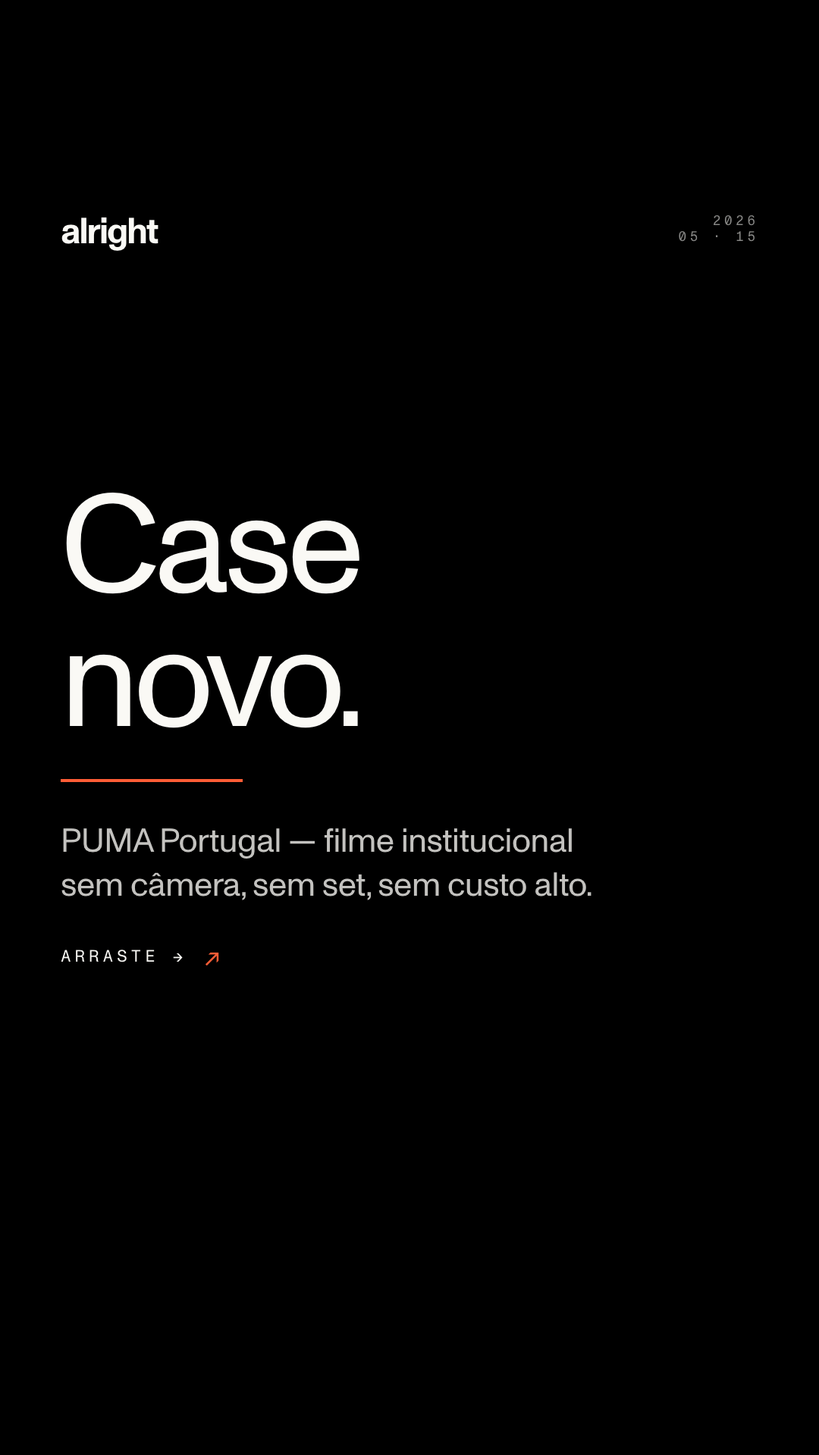
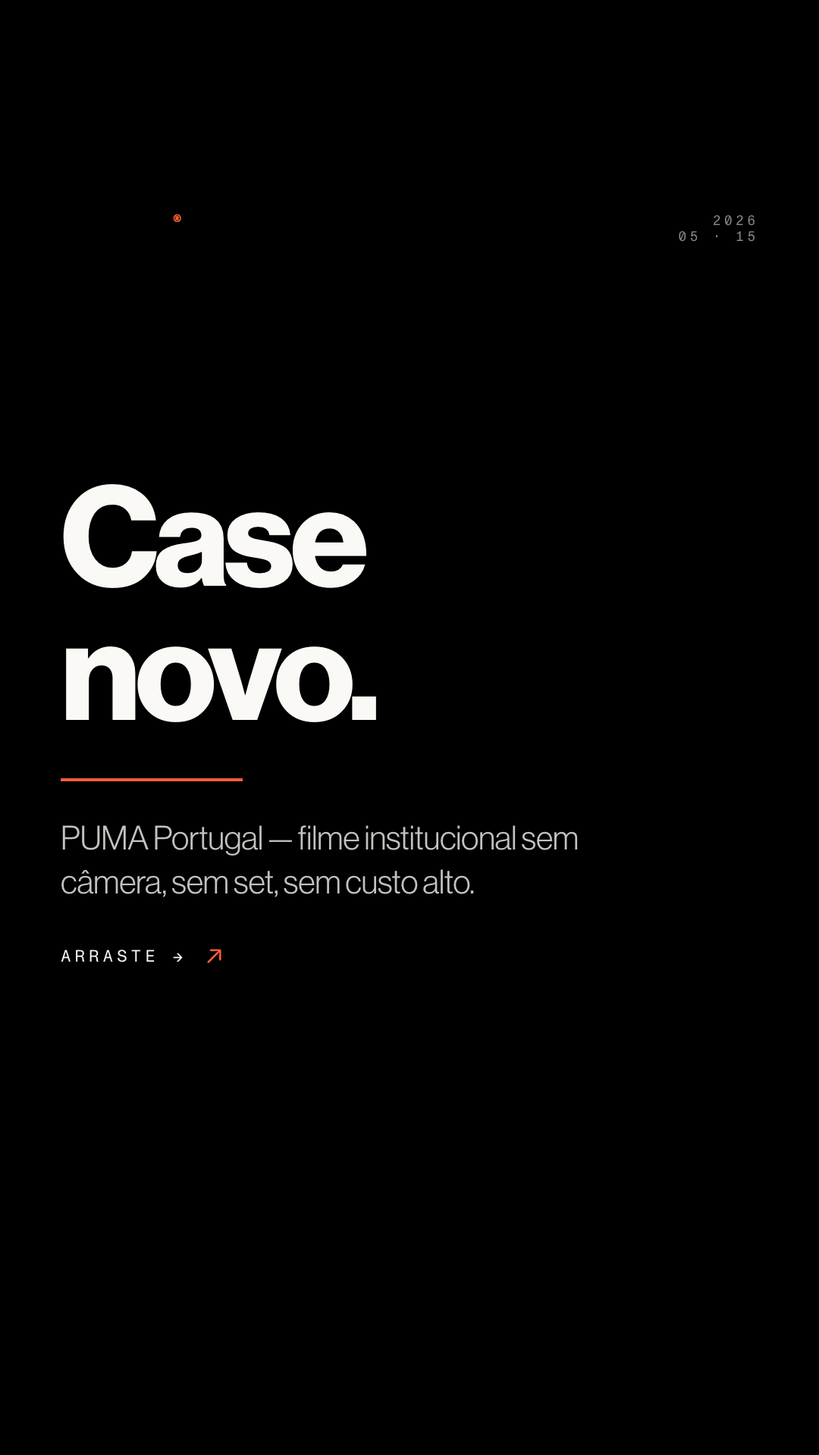
Two versions of the same layered image (819px x 1455px). Layer-by-layer changes:
added layer "Wordmark · Dark" above "CTA · Label" over [61, 213, 182, 249]
painted on "Brand · decor" over [60, 778, 243, 967]
